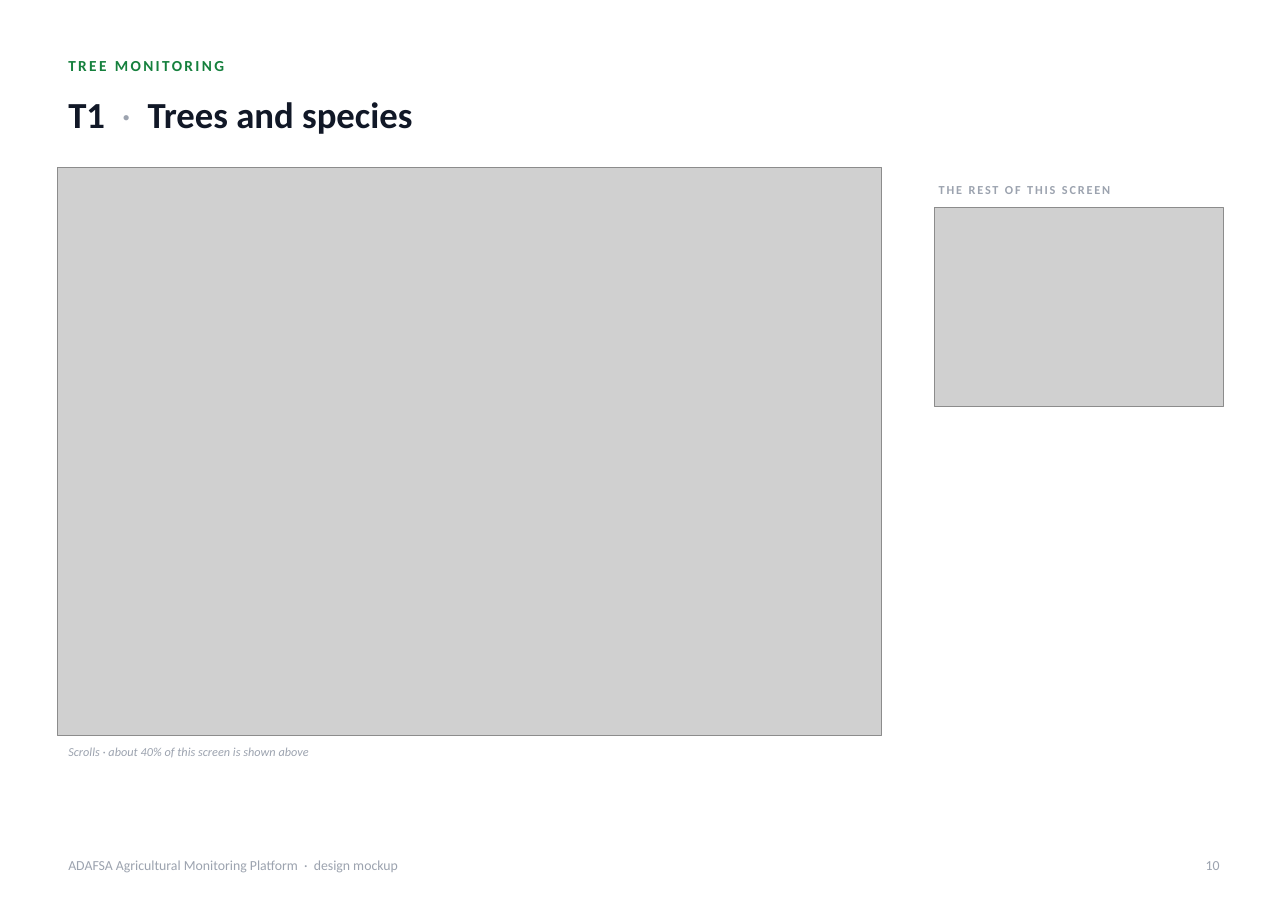
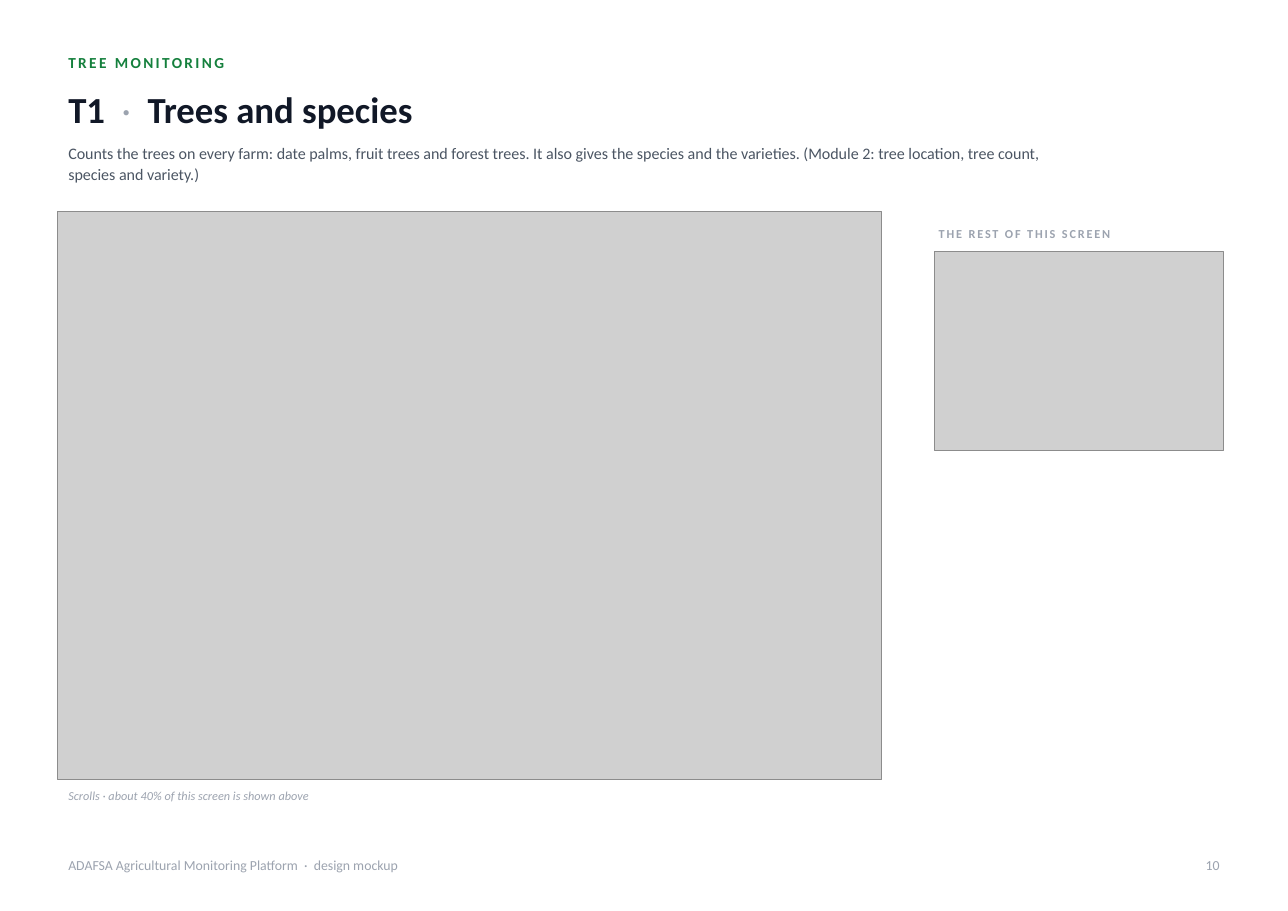
Before and after one commit to romainbigare/adafsa-mockup, a slide deck: slide 10 of docs/ADAFSA_Platform_Screens.pptx. Drawn at 1288x911 pixels with LibreOffice and Linux fonts; fonts in the diff are those of the drawing; grey boxes stand for pictures. Boxes give left, top, right and bottom in pixels: in the first picture for what was removed or moved away, otherwise in the second. Text is boxed around its words. In the diff, an @@ line names an element or a change of style, - is before the commit and + after.

```diff
--- a/docs/ADAFSA_Platform_Screens.pptx
+++ b/docs/ADAFSA_Platform_Screens.pptx
@@ text "T1 · Trees and species": place and size @@
-text "T1 · Trees and species" at (68, 102, 412, 134)
+text "T1 · Trees and species" at (68, 97, 412, 129)
@@ text added at (68, 147, 1039, 183), 10.5 pt, text #4B5563 @@
+Counts the trees on every farm: date palms, fruit trees and forest trees. It also gives the species and the varieties. (Module 2: tree location, tree count, species and variety.)
@@ 2 pictures, 2 texts: place and size @@
-2 pictures, 2 texts at (57, 167, 1223, 757)
+2 pictures, 2 texts at (57, 212, 1223, 801)
```
Also in this commit, not shown: 19 other slides changed, 3 other files.
